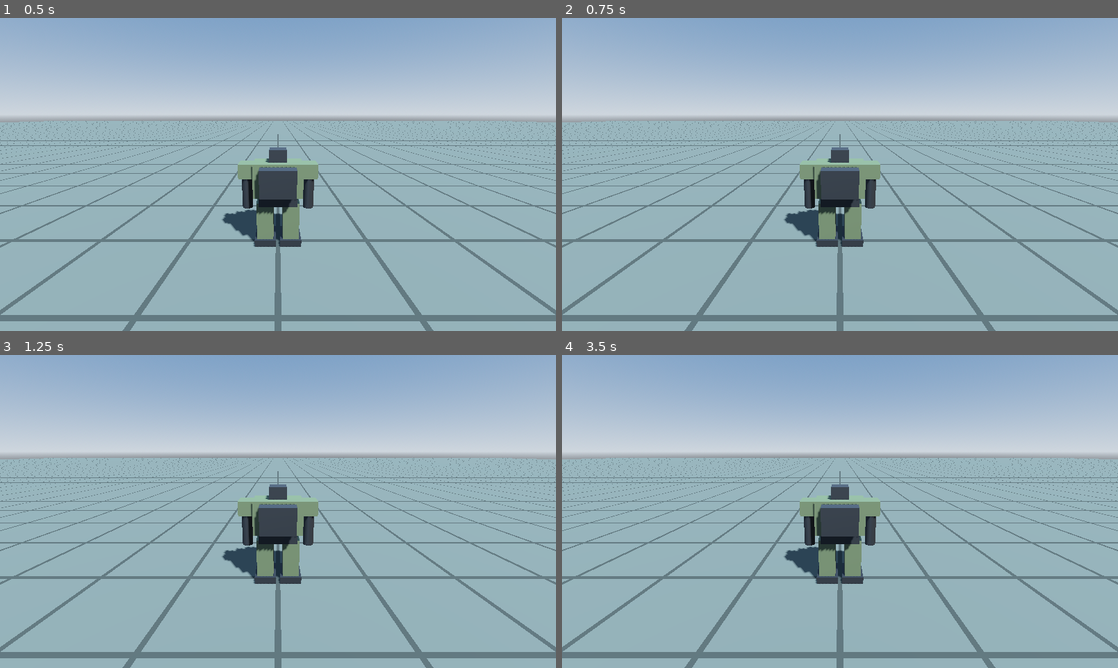
Above: before the commit, frames 1-4 (two rows, left to right).
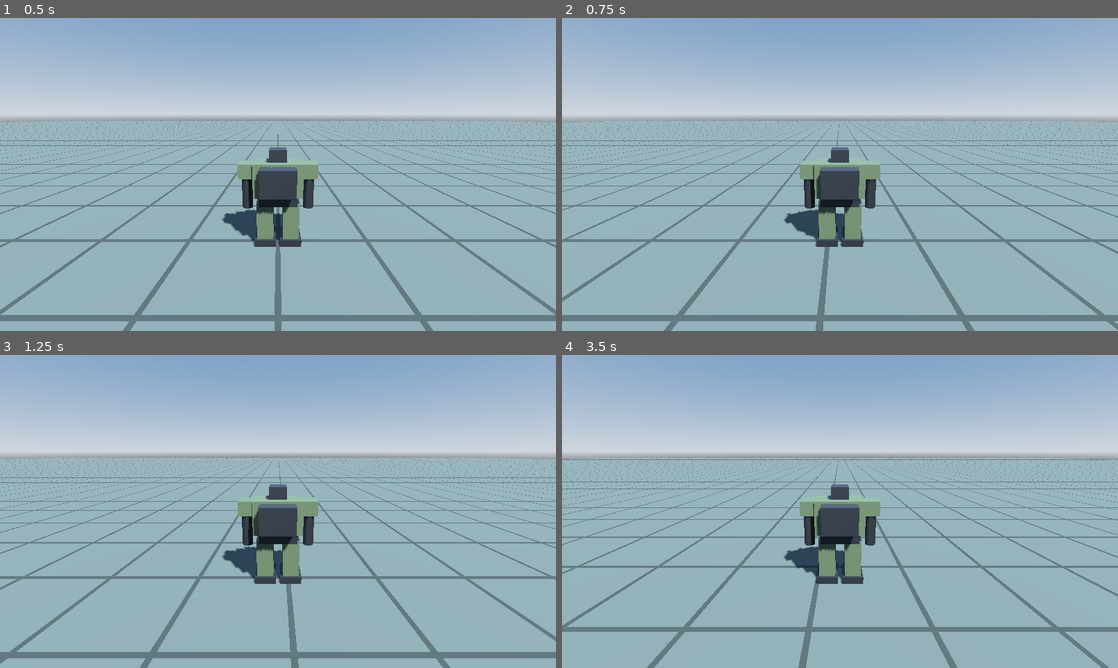
Above: after the commit, the same moments.

Repository: Sierra-117605/ARSENAL-FRONT
Game: Godot game, scene res://scenes/field_3d.tscn
Same seed, same stepped clock (60 frames per second), same inputs: the game is played once before the commit and once after it.
Inputs (mouse positions are in pixels of both pictures, inside the frame that each line leads up to):
- Up to frame 1 (0.5 s): no input
- Up to frame 2 (0.75 s): tap Enter at 0.5 s; move the mouse to (962, 158) at 0.52 s; hold D (move_right, bound only after the commit) from 0.53 s (still down); click (962, 158) at 0.67 s
- Up to frame 3 (1.25 s): keep holding D (move_right, bound only after the commit)
- Up to frame 4 (3.5 s): move the mouse to (728, 527) at 1.27 s; release D (move_right, bound only after the commit) at 1.28 s; hold S (move_back, bound only after the commit) 1.28-2.03 s; move the mouse to (895, 442) at 2.02 s; hold D (move_right, bound only after the commit) 2.03-2.78 s; move the mouse to (812, 574) at 2.77 s; hold W (move_forward, bound only after the commit) from 2.78 s (still down); click (812, 574) at 2.92 s

Frame 1 is identical in both runs. In frame 2, 6.1% of the frame differs, in the area x 0-100%, y 32-100%; in frame 3, 6.1%; in frame 4, 13%.

Commit message:
N1-2: WASD 歩行 + 操縦可能な物/操縦席/乗員の仕組み + 追従カメラ + 自動テスト
Co-Authored-By: Claude Opus 5 <noreply@anthropic.com>

Diff:
--- a/scenes/field_3d.tscn
+++ b/scenes/field_3d.tscn
@@ -1,6 +1,9 @@
-[gd_scene load_steps=10 format=3]
+[gd_scene load_steps=13 format=3]
 
 [ext_resource type="PackedScene" path="res://scenes/robot.tscn" id="1_robot"]
+[ext_resource type="Script" path="res://scripts/action/camera_rig.gd" id="2_rig"]
+[ext_resource type="Script" path="res://scripts/action/occupant.gd" id="3_occ"]
+[ext_resource type="Script" path="res://scripts/action/player_input.gd" id="4_input"]
 
 [sub_resource type="ProceduralSkyMaterial" id="SkyMat"]
 sky_top_color = Color(0.32, 0.45, 0.62, 1)
@@ -64,7 +67,19 @@
 
 [node name="Robot" parent="." instance=ExtResource("1_robot")]
 
-[node name="Camera3D" type="Camera3D" parent="."]
+[node name="Pilot" type="Node" parent="." node_paths=PackedStringArray("start_seat")]
+script = ExtResource("3_occ")
+start_seat = NodePath("../Robot/DriverSeat")
+
+[node name="PlayerInput" type="Node" parent="." node_paths=PackedStringArray("occupant")]
+script = ExtResource("4_input")
+occupant = NodePath("../Pilot")
+
+[node name="CameraRig" type="Node3D" parent="." node_paths=PackedStringArray("target")]
+script = ExtResource("2_rig")
+target = NodePath("../Robot")
+
+[node name="Camera3D" type="Camera3D" parent="CameraRig"]
 transform = Transform3D(1, 0, 0, 0, 0.9659, 0.2588, 0, -0.2588, 0.9659, 0, 5.5, 9)
 current = true
 fov = 70.0
--- a/scenes/robot.tscn
+++ b/scenes/robot.tscn
@@ -1,4 +1,7 @@
-[gd_scene load_steps=15 format=3]
+[gd_scene load_steps=17 format=3]
+
+[ext_resource type="Script" path="res://scripts/action/robot.gd" id="1_robot"]
+[ext_resource type="Script" path="res://scripts/action/seat.gd" id="2_seat"]
 
 [sub_resource type="StandardMaterial3D" id="Mat_body"]
 albedo_color = Color(0.36, 0.4, 0.3, 1)
@@ -55,6 +58,12 @@
 height = 4.0
 
 [node name="Robot" type="CharacterBody3D"]
+script = ExtResource("1_robot")
+pilotable_id = "robot_01"
+
+[node name="DriverSeat" type="Marker3D" parent="."]
+transform = Transform3D(1, 0, 0, 0, 1, 0, 0, 0, 1, 0, 3, 0)
+script = ExtResource("2_seat")
 
 [node name="Collision" type="CollisionShape3D" parent="."]
 transform = Transform3D(1, 0, 0, 0, 1, 0, 0, 0, 1, 0, 2, 0)
--- /dev/null
+++ b/scripts/action/camera_rig.gd
@@ -0,0 +1,13 @@
+class_name CameraRig
+extends Node3D
+## 追いかけカメラの土台。追う対象の位置に毎フレーム移動する。
+## 子に置いた Camera3D が、この土台からの相対位置で機体を映す。
+## （N1-3 で視点の差し替え＝三人称／将来のコックピットの仕組みを入れる）
+
+## 追いかける対象
+@export var target: Node3D
+
+
+func _process(_delta: float) -> void:
+	if target != null:
+		global_position = target.global_position
--- /dev/null
+++ b/scripts/action/input_actions.gd
@@ -0,0 +1,28 @@
+class_name InputActions
+extends RefCounted
+## 操作キーの割り当て（SPEC §0.7：WASD で移動）。
+## 起動時にキーを登録する。キーコンフィグ対応時はここを差し替える。
+
+const MOVE_FORWARD := "move_forward"
+const MOVE_BACK := "move_back"
+const MOVE_LEFT := "move_left"
+const MOVE_RIGHT := "move_right"
+
+## 操作名 → キー（キーボード上の物理位置で指定するので配列が違っても同じ場所）
+const KEYS := {
+	MOVE_FORWARD: KEY_W,
+	MOVE_BACK: KEY_S,
+	MOVE_LEFT: KEY_A,
+	MOVE_RIGHT: KEY_D,
+}
+
+
+## まだ登録されていない操作を登録する（何度呼んでも安全）
+static func ensure_registered() -> void:
+	for action in KEYS:
+		if InputMap.has_action(action):
+			continue
+		InputMap.add_action(action)
+		var ev := InputEventKey.new()
+		ev.physical_keycode = KEYS[action]
+		InputMap.action_add_event(action, ev)
--- /dev/null
+++ b/scripts/action/occupant.gd
@@ -0,0 +1,29 @@
+class_name Occupant
+extends Node
+## 「乗員」。操縦席に座って乗り物を動かす者（SPEC §0.3-2）。
+## Phase 1 は見えない乗員が最初からロボットの操縦席に座っている（SPEC §0.7）。
+## 将来は兵士がこの役を担い、乗り降りできるようにする。
+
+## ゲーム開始時に座っている操縦席（空なら誰にも乗っていない状態で始まる）
+@export var start_seat: Seat
+
+## 座っている操縦席（座っていなければ null）
+var seat: Seat = null
+
+
+func _ready() -> void:
+	if start_seat != null:
+		start_seat.sit(self)
+
+
+## 操縦入力を受け取り、座っている席を通して乗り物へ渡す
+func send_control(control: Dictionary) -> void:
+	if seat != null:
+		seat.relay_control(control)
+
+
+## 今操縦している乗り物を返す（座っていなければ null）
+func get_vehicle() -> Pilotable:
+	if seat == null:
+		return null
+	return seat.get_vehicle()
--- /dev/null
+++ b/scripts/action/pilotable.gd
@@ -0,0 +1,53 @@
+class_name Pilotable
+extends CharacterBody3D
+## 「操縦可能な物」の共通土台（SPEC §0.3-1）。
+## ロボット・兵士・戦車・航空機・艦艇はすべてこれを継承する。
+## 操作は「操縦入力」(Dictionary) として受け取り、動き方は継承先が決める。
+
+## この物を識別する文字列（保存・将来の通信用）
+@export var pilotable_id: String = ""
+
+## 直近に受け取った操縦入力。中身は JSON にそのまま書ける値だけにする
+var control: Dictionary = empty_control()
+
+
+## 何も操作していない状態の操縦入力を返す
+static func empty_control() -> Dictionary:
+	return {
+		"move_x": 0.0,   # 左右の移動入力 (-1=左 〜 1=右)
+		"move_z": 0.0,   # 前後の移動入力 (-1=前 〜 1=後ろ)
+		"yaw": 0.0,      # 向きたい方向の水平角（ラジアン）
+		"pitch": 0.0,    # 向きたい方向の上下角（ラジアン）
+		"fire": false,   # 射撃ボタン
+	}
+
+
+## 操縦席の乗員から操縦入力を受け取る（操縦席の「運転手席」からのみ呼ばれる）
+func apply_control(new_control: Dictionary) -> void:
+	control = new_control
+
+
+## 自分が持っている操縦席の一覧を返す
+func get_seats() -> Array[Seat]:
+	var seats: Array[Seat] = []
+	for child in get_children():
+		if child is Seat:
+			seats.append(child)
+	return seats
+
+
+## 保存用に現在の状態を JSON 互換の Dictionary にする
+func to_dict() -> Dictionary:
+	return {
+		"id": pilotable_id,
+		"position": {"x": global_position.x, "y": global_position.y, "z": global_position.z},
+		"rotation_y": rotation.y,
+	}
+
+
+## to_dict() で作った Dictionary から状態を戻す
+func from_dict(data: Dictionary) -> void:
+	pilotable_id = data.get("id", pilotable_id)
+	var p: Dictionary = data.get("position", {})
+	global_position = Vector3(p.get("x", 0.0), p.get("y", 0.0), p.get("z", 0.0))
+	rotation.y = data.get("rotation_y", 0.0)
--- /dev/null
+++ b/scripts/action/player_input.gd
@@ -0,0 +1,24 @@
+class_name PlayerInput
+extends Node
+## プレイヤーのキー・マウス操作を読み取り、操縦入力にして乗員へ渡す。
+## 流れ：キー操作 → PlayerInput → 乗員(Occupant) → 操縦席(Seat) → 乗り物(Pilotable)
+
+## 操作を渡す相手の乗員
+@export var occupant: Occupant
+
+
+func _ready() -> void:
+	InputActions.ensure_registered()
+
+
+func _physics_process(_delta: float) -> void:
+	if occupant == null:
+		return
+	var control := Pilotable.empty_control()
+	# WASD を「左右」「前後」の 2 つの値にまとめる（前が -1）
+	var move := Input.get_vector(
+		InputActions.MOVE_LEFT, InputActions.MOVE_RIGHT,
+		InputActions.MOVE_FORWARD, InputActions.MOVE_BACK)
+	control["move_x"] = move.x
+	control["move_z"] = move.y
+	occupant.send_control(control)
--- /dev/null
+++ b/scripts/action/robot.gd
@@ -0,0 +1,27 @@
+class_name Robot
+extends Pilotable
+## 二足歩行ロボット。操縦入力に従って歩く。
+
+## 歩く速さ（メートル/秒）
+@export var walk_speed: float = 6.0
+## 歩き出し・止まりの滑らかさ（大きいほどキビキビ）
+@export var acceleration: float = 30.0
+
+## 重力の強さ（プロジェクト設定の値を使う）
+var gravity: float = ProjectSettings.get_setting("physics/3d/default_gravity")
+
+
+func _physics_process(delta: float) -> void:
+	# 入力を機体の向き基準の方向に直す（前 = 機体の正面）
+	var input_dir := Vector3(control["move_x"], 0.0, control["move_z"])
+	if input_dir.length() > 1.0:
+		input_dir = input_dir.normalized()
+	var target := global_transform.basis * input_dir * walk_speed
+
+	# 水平方向は目標速度へ徐々に近づける
+	velocity.x = move_toward(velocity.x, target.x, acceleration * delta)
+	velocity.z = move_toward(velocity.z, target.z, acceleration * delta)
+	# 地面にいなければ落ちる
+	if not is_on_floor():
+		velocity.y -= gravity * delta
+	move_and_slide()
--- /dev/null
+++ b/scripts/action/seat.gd
@@ -0,0 +1,41 @@
+class_name Seat
+extends Marker3D
+## 「操縦席」。乗り物（Pilotable）の子として置く（SPEC §0.3-2）。
+## 乗員が座ると、その乗員の操縦入力が乗り物に届く。
+
+## true なら運転手席（この席の乗員が乗り物を動かす）
+@export var is_driver: bool = true
+
+## 今座っている乗員（空席なら null）
+var occupant: Occupant = null
+
+
+## この席が付いている乗り物を返す
+func get_vehicle() -> Pilotable:
+	return get_parent() as Pilotable
+
+
+## 乗員を座らせる。すでに誰か座っていたら false
+func sit(new_occupant: Occupant) -> bool:
+	if occupant != null:
+		return false
+	occupant = new_occupant
+	new_occupant.seat = self
+	return true
+
+
+## 乗員を降ろす（Phase 1 では使わない。乗り降り追加時のための入口）
+func leave() -> void:
+	if occupant != null:
+		occupant.seat = null
+	occupant = null
+	var vehicle := get_vehicle()
+	if is_driver and vehicle != null:
+		vehicle.apply_control(Pilotable.empty_control())
+
+
+## 乗員からの操縦入力を乗り物へ渡す（運転手席のみ）
+func relay_control(control: Dictionary) -> void:
+	var vehicle := get_vehicle()
+	if is_driver and vehicle != null:
+		vehicle.apply_control(control)
--- /dev/null
+++ b/tests/test_n1_2_walk.gd
@@ -0,0 +1,84 @@
+extends SceneTree
+## N1-2 の自動確認：W/A/S/D を 1 秒ずつ押したことにして、ロボットが正しい方向に動くか調べる。
+## 実行：Godot_console.exe --headless --path . --script res://tests/test_n1_2_walk.gd
+
+const STEPS := [
+	# [押す操作, 期待する移動方向, 説明]
+	["move_forward", Vector3(0, 0, -1), "W で前へ"],
+	["move_back", Vector3(0, 0, 1), "S で後ろへ"],
+	["move_left", Vector3(-1, 0, 0), "A で左へ"],
+	["move_right", Vector3(1, 0, 0), "D で右へ"],
+]
+const FRAMES_PER_STEP := 60  # 1 秒（物理 60 回/秒）
+
+var robot: Robot
+var rig: Node3D
+var step := -1
+var frame := 0
+var start_pos := Vector3.ZERO
+var failed := false
+
+
+func _initialize() -> void:
+	var field: Node = load("res://scenes/field_3d.tscn").instantiate()
+	root.add_child(field)
+	robot = field.get_node("Robot")
+	rig = field.get_node("CameraRig")
+
+
+func _physics_process(_delta: float) -> bool:
+	frame += 1
+	if step == -1:
+		# 最初の 30 フレームは着地待ち
+		if frame < 30:
+			return false
+		_check_standing()
+		_begin(0)
+		return false
+	if frame < FRAMES_PER_STEP:
+		return false
+	_finish_step()
+	if step + 1 < STEPS.size():
+		_begin(step + 1)
+		return false
+	_check_camera()
+	_check_serialize()
+	print("RESULT: ", "FAIL" if failed else "PASS")
+	return true
+
+
+func _check_standing() -> void:
+	var ok := robot.is_on_floor() and absf(robot.global_position.y) < 0.1
+	_report(ok, "着地して立っている (高さ %.2f)" % robot.global_position.y)
+
+
+func _begin(i: int) -> void:
+	step = i
+	frame = 0
+	start_pos = robot.global_position
+	Input.action_press(STEPS[i][0])
+
+
+func _finish_step() -> void:
+	Input.action_release(STEPS[step][0])
+	var moved: Vector3 = robot.global_position - start_pos
+	moved.y = 0.0
+	var dir: Vector3 = STEPS[step][1]
+	var ok := moved.length() > 3.0 and moved.normalized().dot(dir) > 0.95
+	_report(ok, "%s (移動量 %.2fm, 向き %s)" % [STEPS[step][2], moved.length(), moved.normalized()])
+
+
+func _check_camera() -> void:
+	var gap := rig.global_position.distance_to(robot.global_position)
+	_report(gap < 0.5, "カメラがロボットについて来ている (ずれ %.2fm)" % gap)
+
+
+func _check_serialize() -> void:
+	var text := JSON.stringify(robot.to_dict())
+	_report(JSON.parse_string(text) is Dictionary, "状態を JSON にできる: " + text)
+
+
+func _report(ok: bool, msg: String) -> void:
+	print("[", "OK" if ok else "NG", "] ", msg)
+	if not ok:
+		failed = true
Not shown, added: scripts/action/camera_rig.gd.uid
Not shown, added: scripts/action/input_actions.gd.uid
Not shown, added: scripts/action/occupant.gd.uid
Not shown, added: scripts/action/pilotable.gd.uid
Not shown, added: scripts/action/player_input.gd.uid
Not shown, added: scripts/action/robot.gd.uid
Not shown, added: scripts/action/seat.gd.uid
Not shown, added: tests/test_n1_2_walk.gd.uid
Not shown, changed: KNOWLEDGE.md
Not shown, changed: TODO.md
